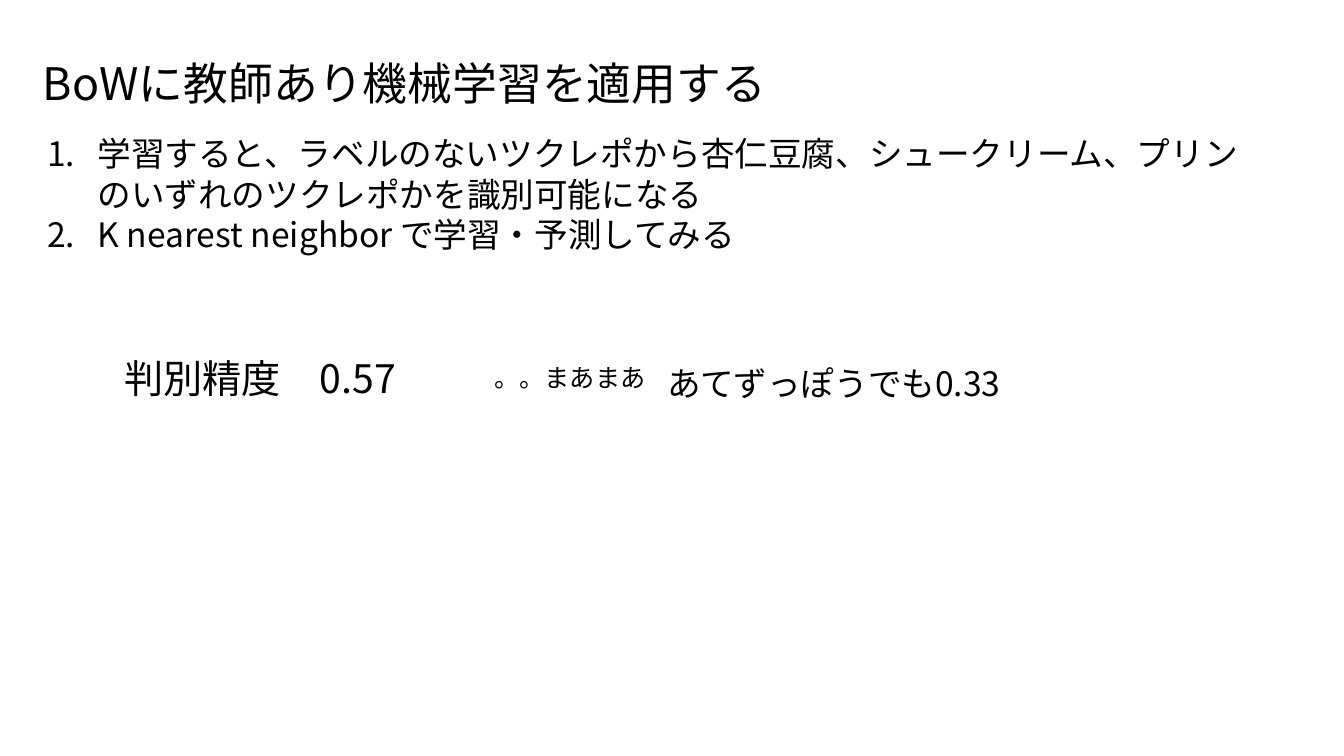
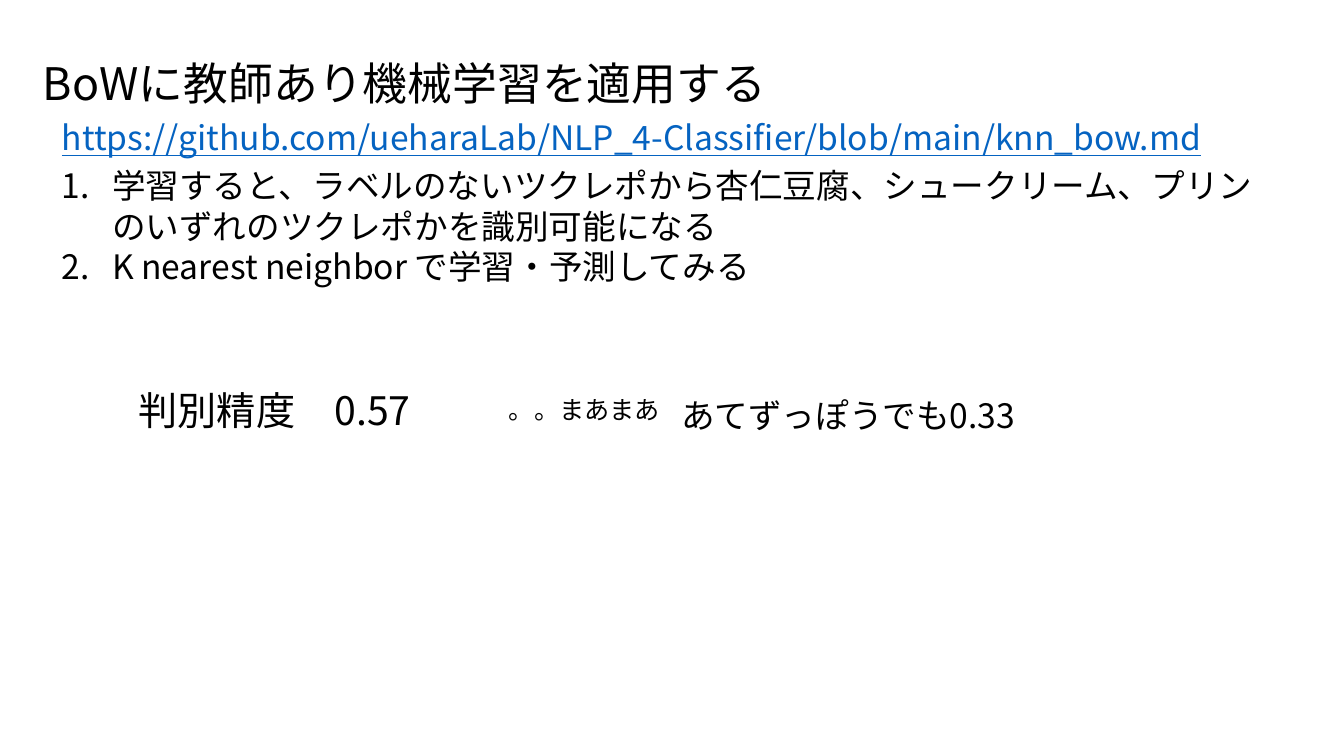
Before and after one commit to ueharaLab/NLP_4-Classifier, a slide deck: slide 7 of NLP_4 Classifier.pptx. Drawn at 1344x756 pixels with LibreOffice and Linux fonts; fonts in the diff are those of the drawing. Boxes give left, top, right and bottom in pixels: in the first picture for what was removed or moved away, otherwise in the second. Text is boxed around its words. In the diff, an @@ line names an element or a change of style, - is before the commit and + after.

```diff
--- a/NLP_4 Classifier.pptx
+++ b/NLP_4 Classifier.pptx
@@ text added at (x1=62, y1=123, x2=1201, y2=159), 24 pt, text #0563C1, underline @@
+https://github.com/ueharaLab/NLP_4-Classifier/blob/main/knn_bow.md
@@ 4 texts moved together from (x1=98, y1=137, x2=1238, y2=398) to (x1=112, y1=169, x2=1252, y2=430) @@
```
Also in this commit, not shown: 3 other slides changed.
